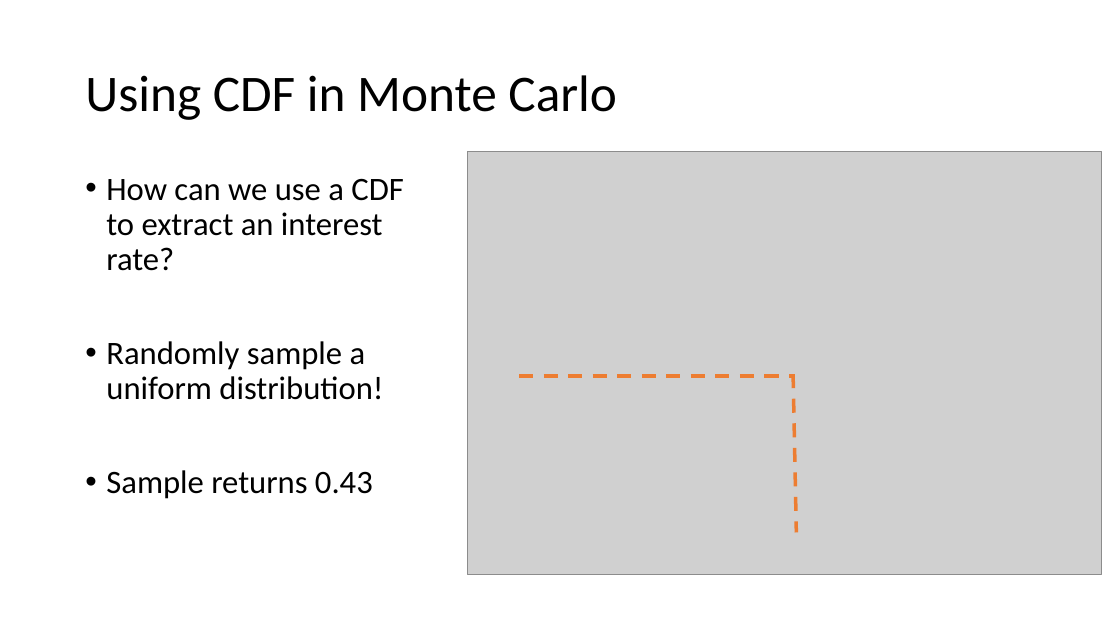
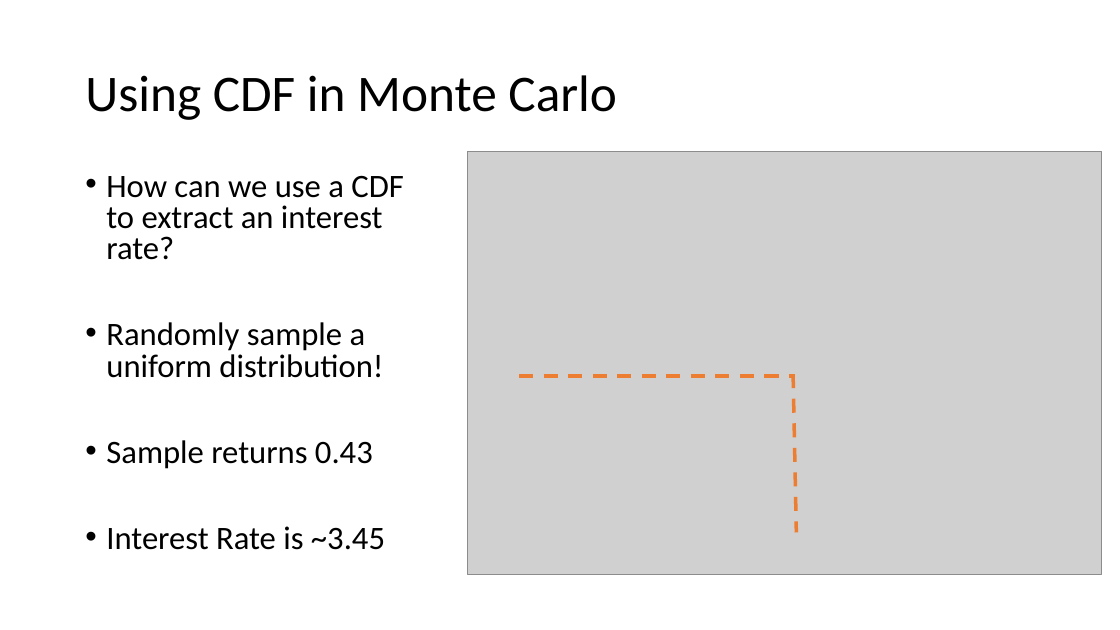
Before and after one commit to FlanFlanagan/misc_python, a slide deck: slide 22 of Risk-Reward in the Bond Market.pptx (slide 23 before the commit). Drawn at 1120x630 pixels with LibreOffice and Linux fonts; fonts in the diff are those of the drawing; grey boxes stand for pictures. Boxes give left, top, right and bottom in pixels: in the first picture for what was removed or moved away, otherwise in the second. Text is boxed around its words. In the diff, an @@ line names an element or a change of style, - is before the commit and + after.

```diff
--- a/Risk-Reward in the Bond Market.pptx
+++ b/Risk-Reward in the Bond Market.pptx
@@ text at <box>106,175,404,469</box>: line spacing 0.9 to 0.8 @@
@@ text at <box>106,526,385,550</box>: paragraph added @@
+• Interest Rate is ~3.45
```
Also in this commit, not shown: 3 other slides changed, 1 slide removed, 11 other files.
